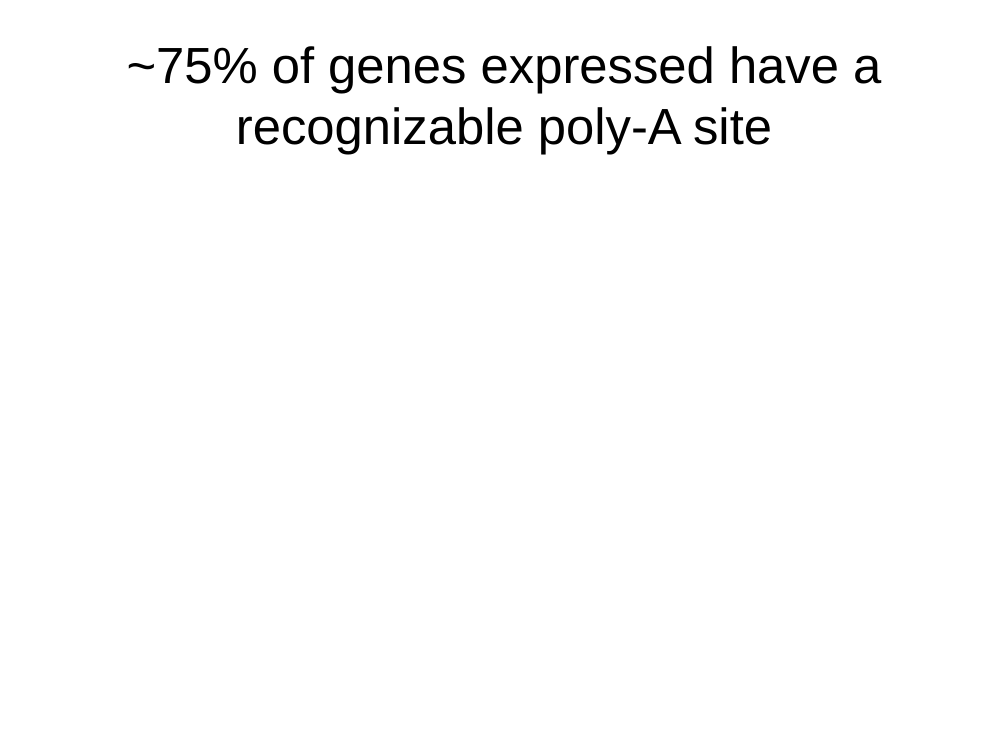
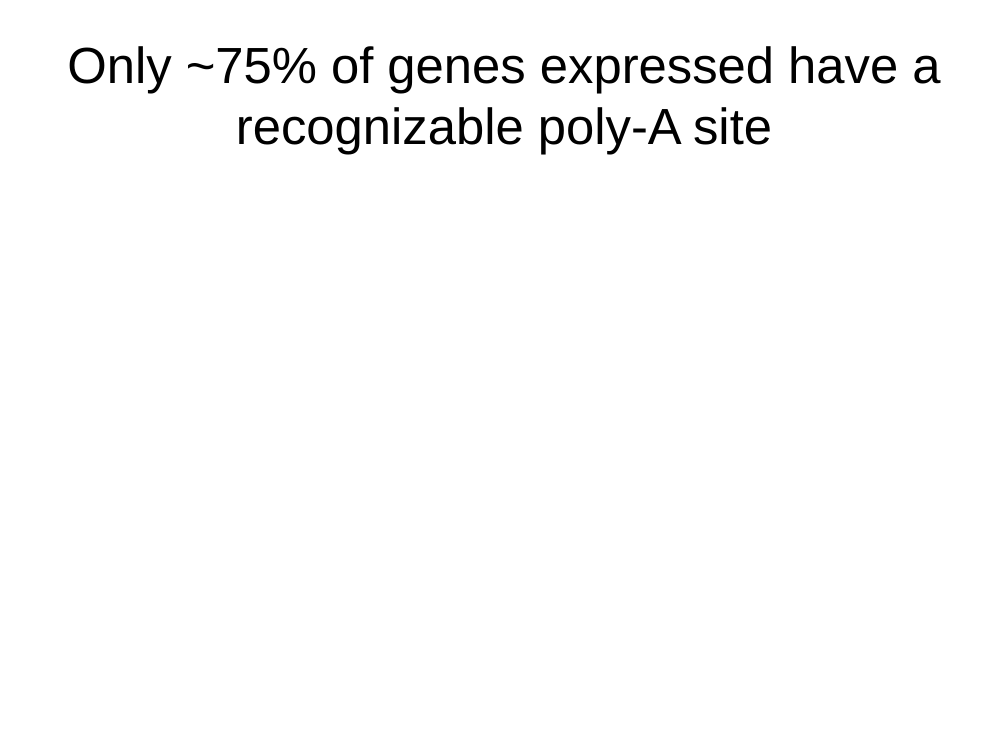
Before and after one commit to wilkinsonlab/m-oryzae-polya, a slide deck: slide 7 of oryzae_data.odp (slide 16 before the commit). Drawn at 1008x756 pixels with LibreOffice and Linux fonts; fonts in the diff are those of the drawing. Boxes give left, top, right and bottom in pixels: in the first picture for what was removed or moved away, otherwise in the second. Text is boxed around its words. In the diff, an @@ line names an element or a change of style, - is before the commit and + after.

```diff
--- a/oryzae_data.odp
+++ b/oryzae_data.odp
@@ title at [67, 46, 940, 154]: text changed @@
-~75% of genes expressed have a recognizable poly-A site
+Only ~75% of genes expressed have a recognizable poly-A site
```
Also in this commit, not shown: 20 other slides changed, 3 slides added, 1 slide removed, 3 other files.
